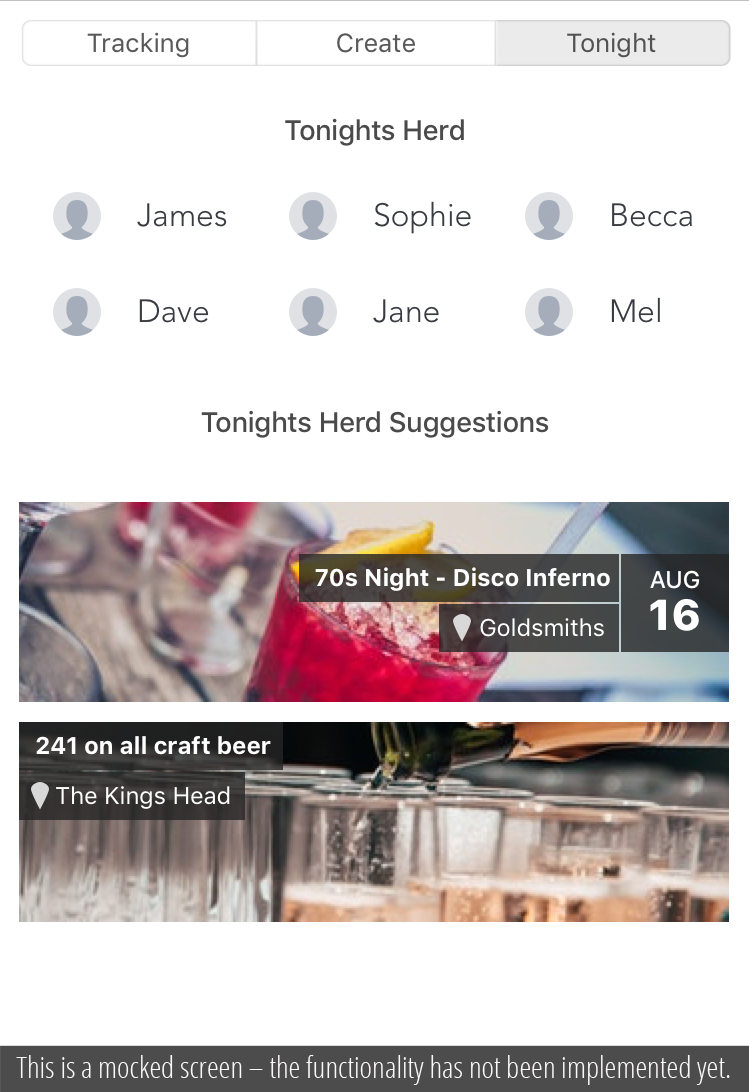
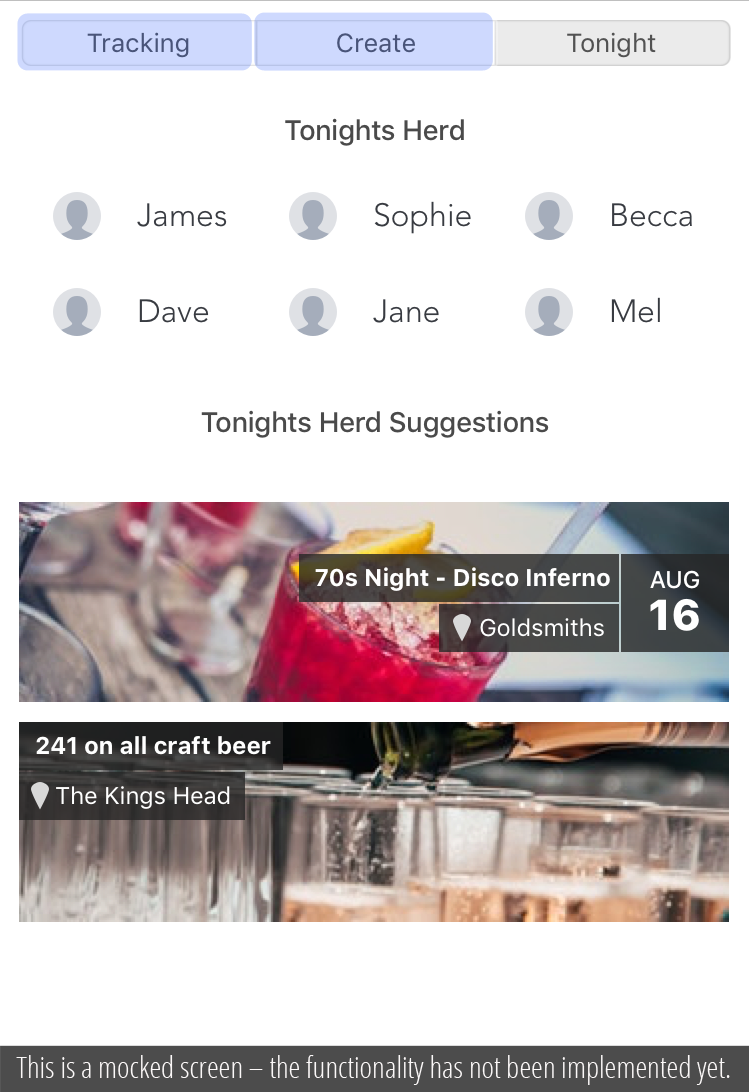
Comparing the layer stacks of the two 749x1092 images. Changes:
added layer "Shape 4" (20%) above "Shape 3" over [254, 12, 493, 71]
added layer "Shape 3" (20%) above "Shape 1" over [17, 13, 252, 71]
